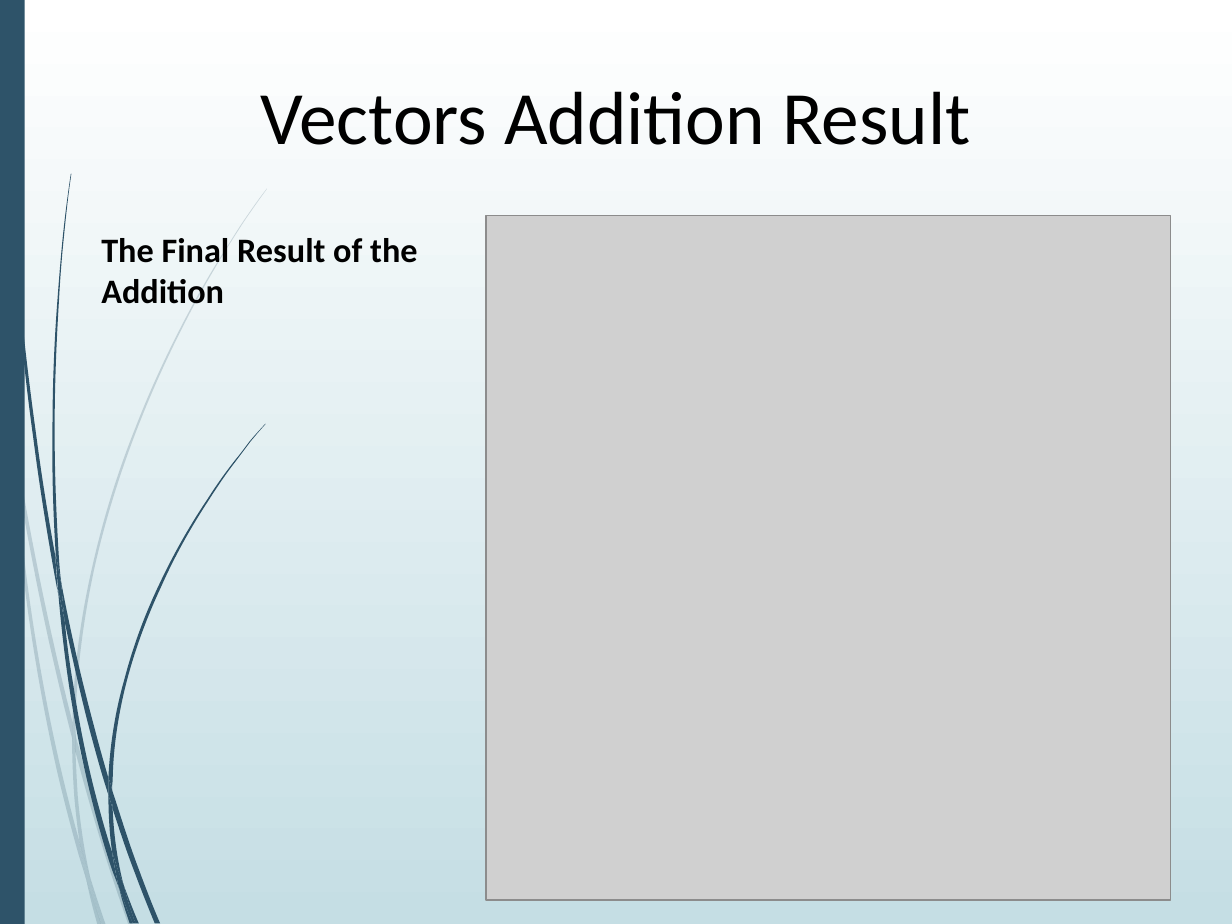
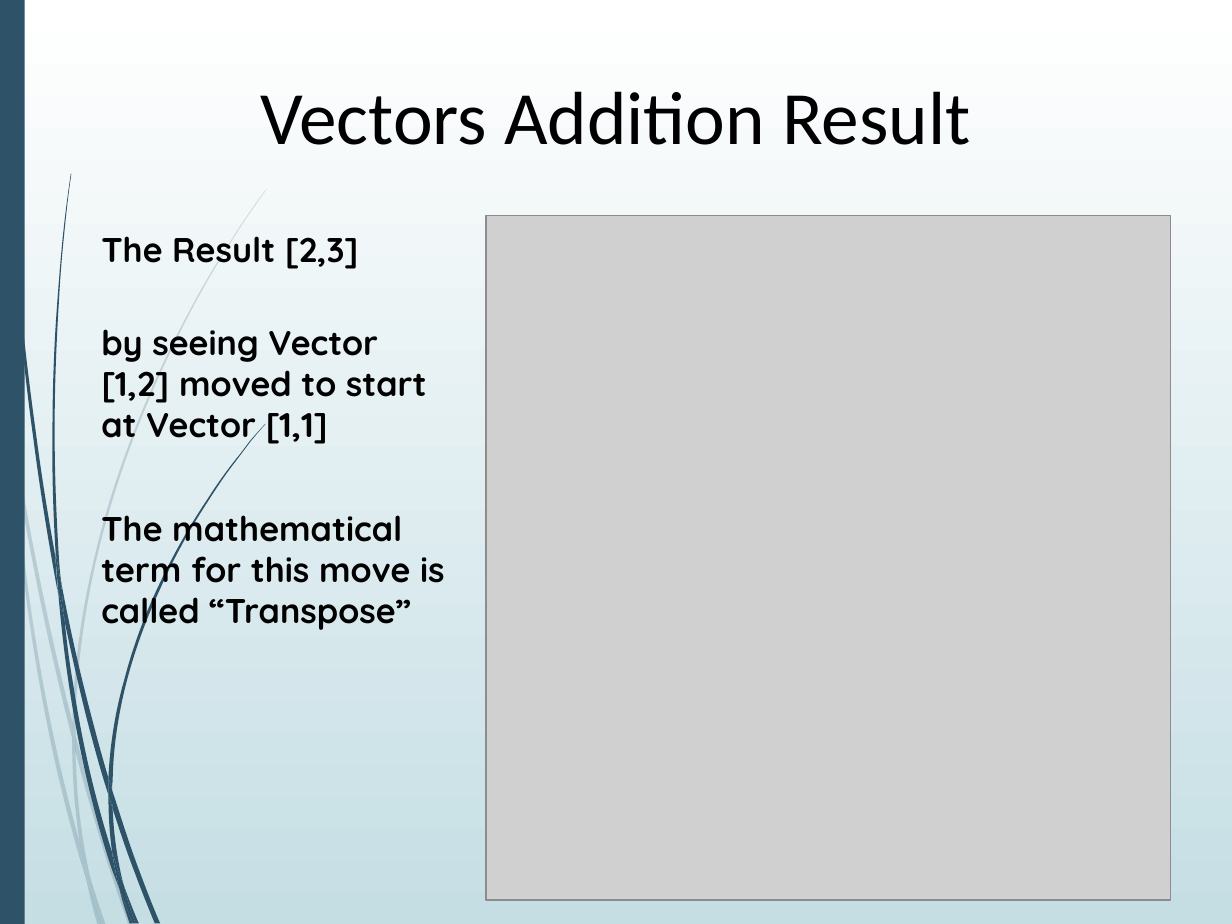
Before and after one commit to AGGP-NHTI/AGGP101c, a slide deck: slide 9 of LAB04/LAB04-Vectors.pptx. Drawn at 1232x924 pixels with LibreOffice and Linux fonts; fonts in the diff are those of the drawing; grey boxes stand for pictures. Boxes give left, top, right and bottom in pixels: in the first picture for what was removed or moved away, otherwise in the second. Text is boxed around its words. In the diff, an @@ line names an element or a change of style, - is before the commit and + after.

Commit message:
Lab5, Quiz5 Finalized

```diff
--- a/LAB04/LAB04-Vectors.pptx
+++ b/LAB04/LAB04-Vectors.pptx
@@ text at (x1=101, y1=236, x2=445, y2=633): text changed; font Calibri to Quicksand @@
-The Final Result of the Addition
+The Result [2,3]
+by seeing Vector [1,2] moved to start at Vector [1,1]
+The mathematical term for this move is called “Transpose”
```
Also in this commit, not shown: 3 other slides changed, 6 other files.
